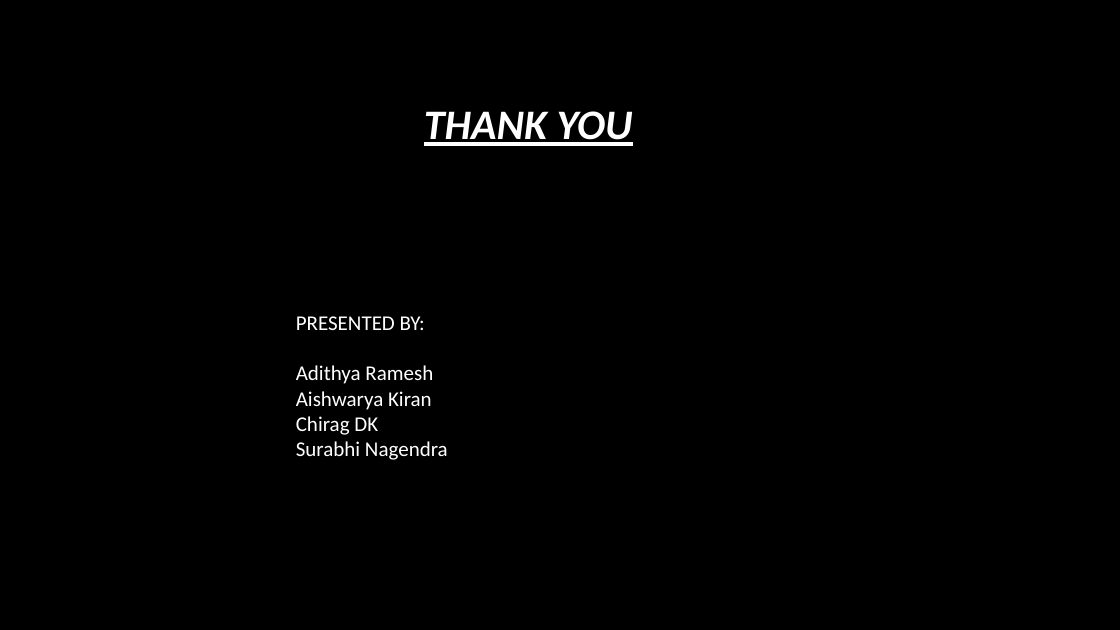
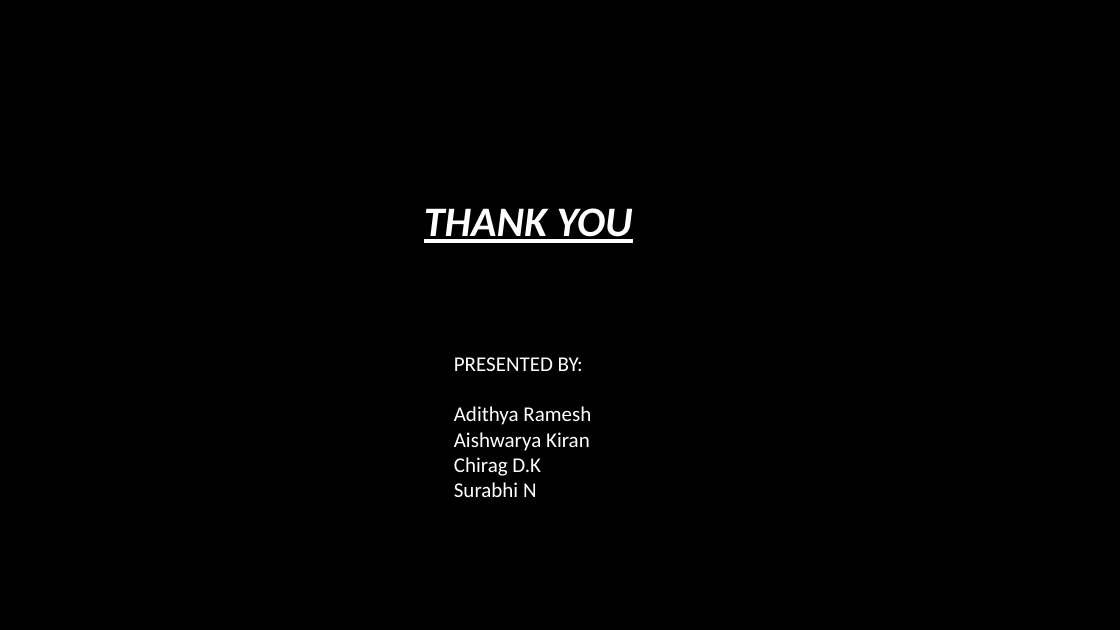
Before and after one commit to adithyar82/odu, a slide deck: slide 19 of Presentaion on Aggression.pptx (slide 17 before the commit). Drawn at 1120x630 pixels with LibreOffice and Linux fonts; fonts in the diff are those of the drawing; background and template pictures are left out. Boxes give left, top, right and bottom in pixels: in the first picture for what was removed or moved away, otherwise in the second. Text is boxed around its words. In the diff, an @@ line names an element or a change of style, - is before the commit and + after.

```diff
--- a/Presentaion on Aggression.pptx
+++ b/Presentaion on Aggression.pptx
@@ title "THANK YOU": place and size @@
-title "THANK YOU" at (424,111,633,146)
+title "THANK YOU" at (424,208,633,243)
@@ text "PRESENTED BY:": place and size @@
-text "PRESENTED BY:" at (296,316,448,460)
+text "PRESENTED BY:" at (454,357,591,497)
@@ text at (454,457,541,497): text changed @@
-Chirag DK
-Surabhi Nagendra
+Chirag D.K
+Surabhi N
```
Also in this commit, not shown: 7 other slides changed, 2 slides added, 48 other files.
